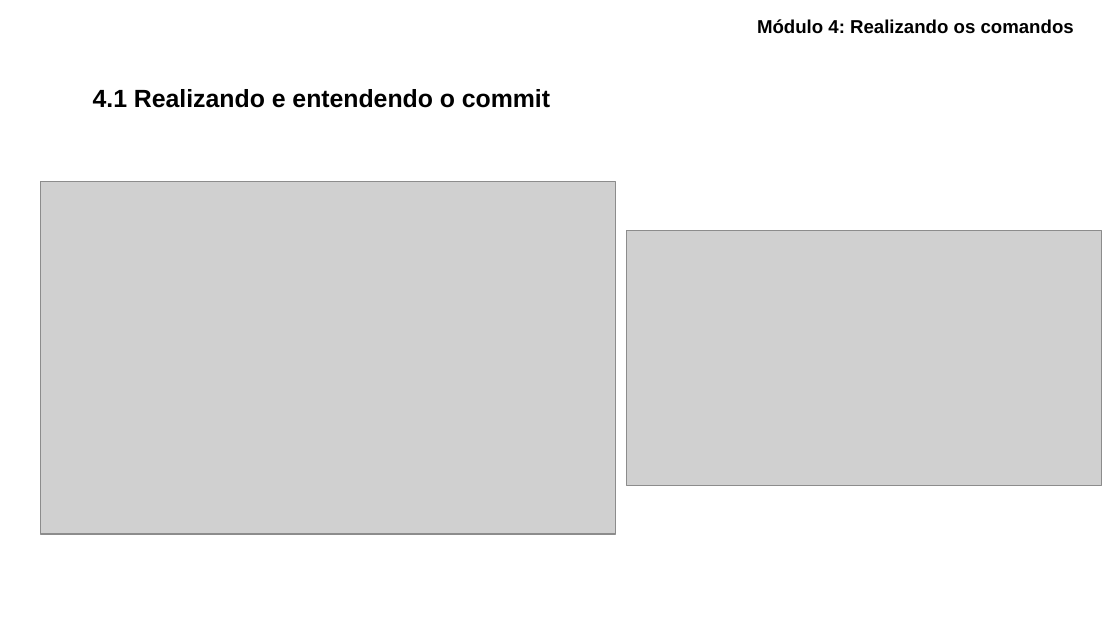
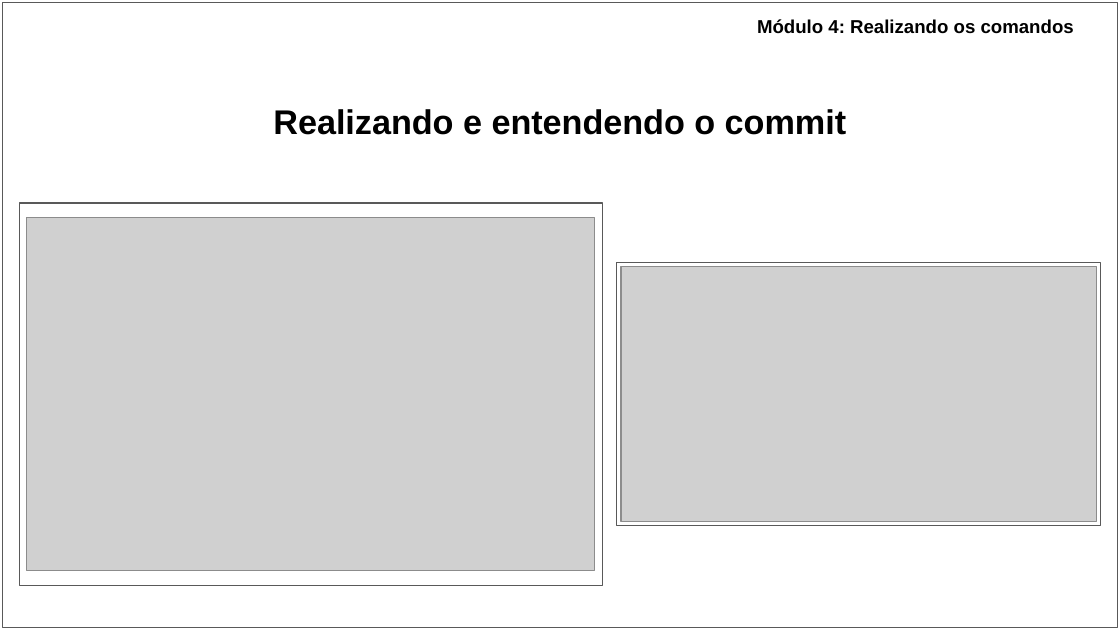
Before and after one commit to ryancunha13/Curso-Git-04, a slide deck: slide 12 of Materiais didáticos/Apresentação - Curso de Git_GitHub.pptx. Drawn at 1120x630 pixels with LibreOffice and Linux fonts; fonts in the diff are those of the drawing; grey boxes stand for pictures. Boxes give left, top, right and bottom in pixels: in the first picture for what was removed or moved away, otherwise in the second. Text is boxed around its words. In the diff, an @@ line names an element or a change of style, - is before the commit and + after.

```diff
--- a/Materiais didáticos/Apresentação - Curso de Git_GitHub.pptx
+++ b/Materiais didáticos/Apresentação - Curso de Git_GitHub.pptx
@@ rectangle added at bbox=[2, 2, 1118, 627], fill #FFFFFF, outline #595959 0.75 pt @@
@@ title at bbox=[273, 109, 846, 135]: text changed; size 16 to 22 pt @@
-4.1 Realizando e entendendo o commit
+Realizando e entendendo o commit
@@ rectangle added at bbox=[19, 203, 603, 585], fill #FFFFFF, outline #595959 0.75 pt @@
@@ picture: place and size @@
-picture at bbox=[40, 181, 615, 534]
+picture at bbox=[27, 218, 595, 571]
@@ rectangle added at bbox=[617, 263, 1101, 526], fill #FFFFFF, outline #595959 0.75 pt @@
@@ picture: place and size @@
-picture at bbox=[626, 231, 1101, 486]
+picture at bbox=[620, 267, 1095, 522]
```
Also in this commit, not shown: 38 other slides changed, 9 slides added, 3 other files.
